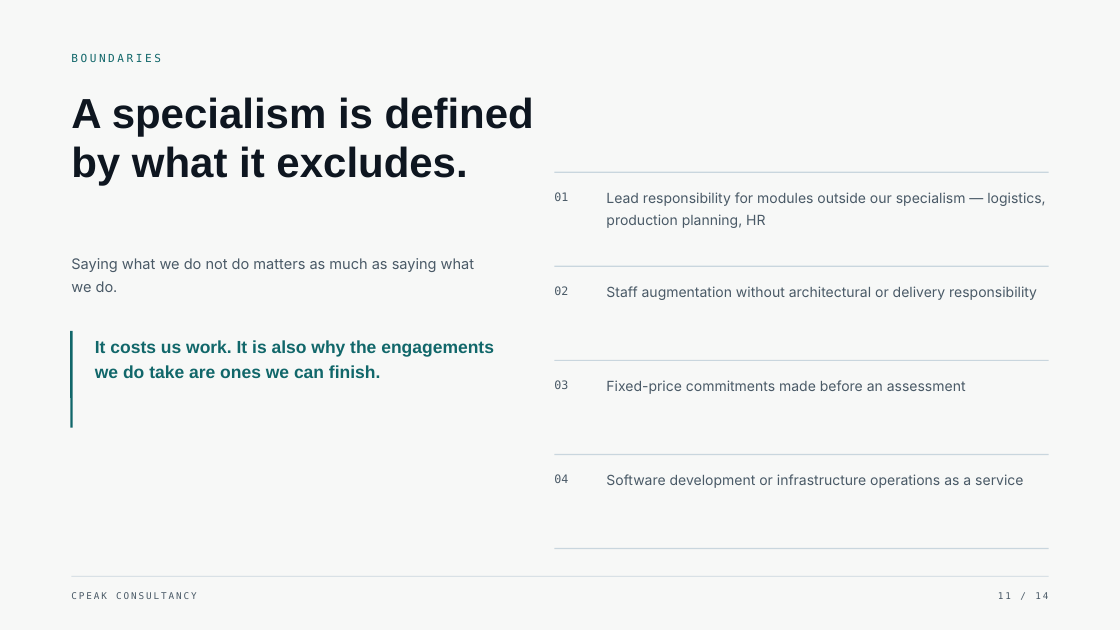
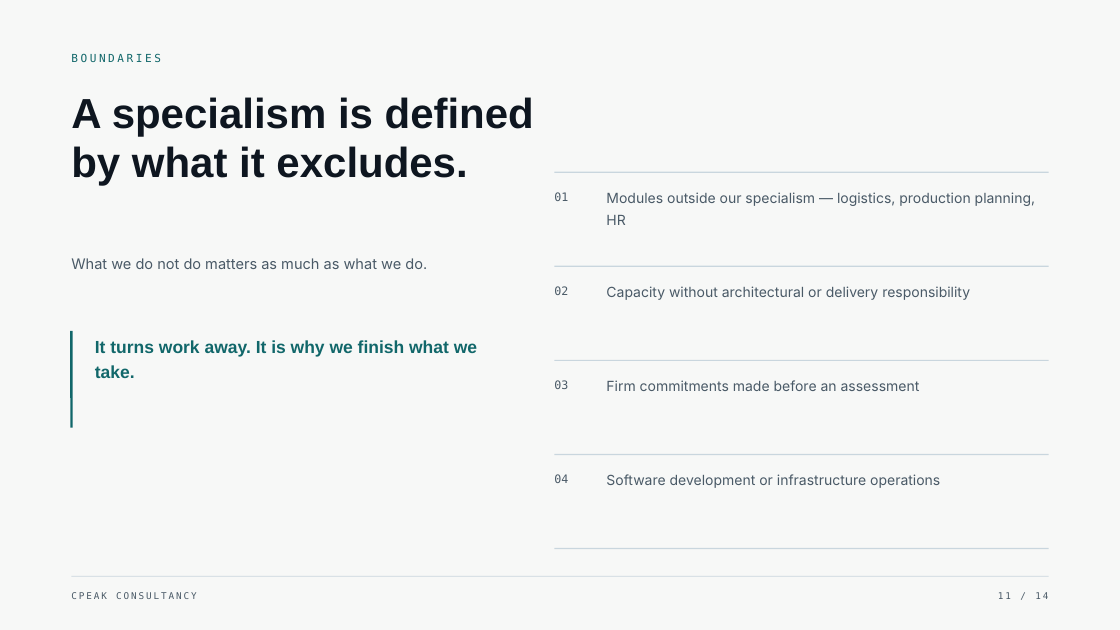
Before and after one commit to narinygt/Default, a slide deck: slide 11 of presentation/CPeak-Consultancy-Corporate-Presentation-EN.pptx. Drawn at 1120x630 pixels with LibreOffice and Linux fonts; fonts in the diff are those of the drawing. Boxes give left, top, right and bottom in pixels: in the first picture for what was removed or moved away, otherwise in the second. Text is boxed around its words. In the diff, an @@ line names an element or a change of style, - is before the commit and + after.

```diff
--- a/presentation/CPeak-Consultancy-Corporate-Presentation-EN.pptx
+++ b/presentation/CPeak-Consultancy-Corporate-Presentation-EN.pptx
@@ text at bbox=[606, 192, 1036, 225]: text changed @@
-Lead responsibility for modules outside our specialism — logistics, production planning, HR
+Modules outside our specialism — logistics, production planning, HR
@@ text at bbox=[71, 258, 427, 269]: text changed @@
-Saying what we do not do matters as much as saying what we do.
+What we do not do matters as much as what we do.
@@ text at bbox=[606, 286, 970, 300]: text changed @@
-Staff augmentation without architectural or delivery responsibility
+Capacity without architectural or delivery responsibility
@@ text at bbox=[95, 340, 477, 378]: text changed @@
-It costs us work. It is also why the engagements we do take are ones we can finish.
+It turns work away. It is why we finish what we take.
@@ text at bbox=[606, 380, 920, 391]: text changed @@
-Fixed-price commitments made before an assessment
+Firm commitments made before an assessment
@@ text at bbox=[606, 474, 940, 488]: text changed @@
-Software development or infrastructure operations as a service
+Software development or infrastructure operations
```
Also in this commit, not shown: 13 other slides changed, 4 other files.
